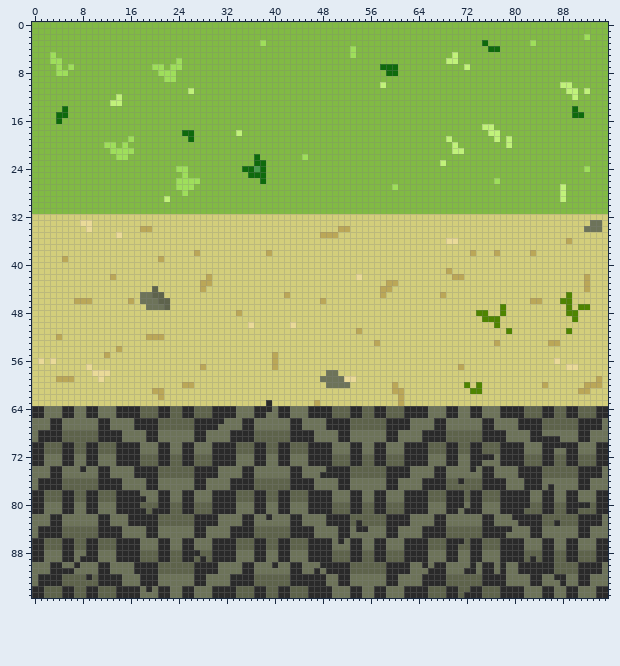
Two versions of one sprite sheet, Images/tiles001.png. That is the earlier state.
The file is 96x96 pixels.
And afterwards:
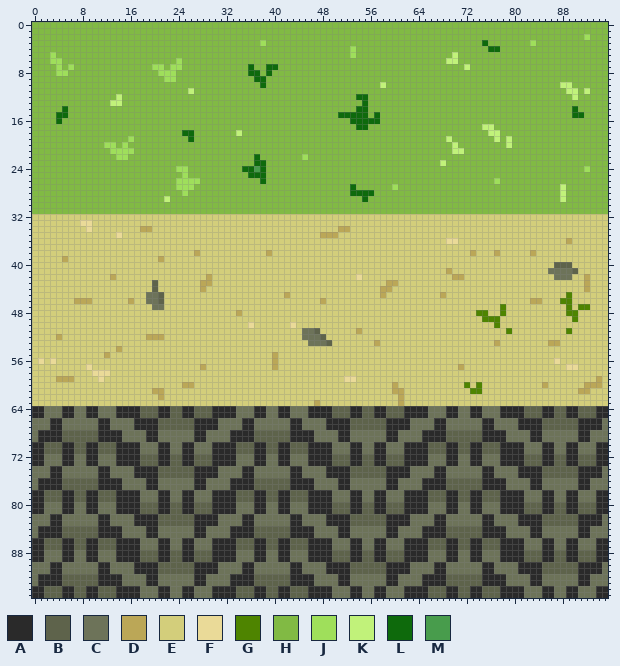
Palette (. is transparent): A #2a2a2a  B #5e634b  C #6d7359  D #bba757  E #d3ce7b  F #eada98  G #4e8400  H #81ba44  J #9fdf5b  K #c1f27a  L #0e6a0c  M #489c4c
Changes in this commit:
Changed rows in their new state; - is an unchanged pixel.
first column x 36:
 7 L--LL-----------------HHH
 8 LL-L-------------------HH
 9 -LL----------------------
10 --L----------------------
12 ------------------LL-----
13 -------------------L-----
14 ------------------LL-----
15 ---------------LLLLL-L---
16 -----------------LLLLL---
17 ------------------LL-----
first column x 53:
27 L---
28 LLLL
29 --L-
first column x 92:
33 -EE
34 EEE
first column x 18:
40 ---------------------------------------------------------------------BBB-
41 --------------------------------------------------------------------CCCCB
42 ---------------------------------------------------------------------CCC-
43 --B----------------------------------------------------------------------
45 E-C----------------------------------------------------------------------
46 E---E--------------------------------------------------------------------
47 -E--E--------------------------------------------------------------------
first column x 45:
51 CCB--
52 CCCB-
53 -CCCB
first column x 5:
58 --------------------------------------------EE------------------------------------------
59 -------------------------------------------EEEE-----------------------------------------
60 --------------------------------------------EEEE----------------------------------------
63 ----------------------------------E-----------------------------------------------------
64 ----------------------------------C-----------------------------------------------------
66 --------------------------C-------------------------------------------------------------
69 --------------------------------------------------------------------------------CCC-----
70 ----------------------------------------------------------------------------------CC----
72 ----------------------------------------------------------------------CC----------------
74 ---C----------------------------------------------------------------C-------------------
75 -------------------------------------------C--------------------------------------------
76 ------------------------------------------------------------------B----------C----------
77 -----------------------------------------------------------------------------C---C------
78 ------------------------------------------------------------------B----------C----------
79 -------------C----------------------------------------------------B----------C----------
80 ------------------------------------------------------------------C----------B--------BB
81 -------------B-B---------------------------------------------------C--------------------
82 -----------C----------------------C----------------------------------------C------------
83 -----------C-------------------------------------B--------------------------------B-----
84 -------------------------------------------------CC-----------------------C-------------
86 ----------------------------------------------C-------------------B---------------------
88 ----------------------B-----------------------------------------------------------------
89 ---C-------------------B------------------------------------------------------B---------
90 --C--------------------------------C-------C----------------C-------C----C------BB------
91 CC----------------------------------------C------------------C-----CC----C------BB------
92 ----B--------C----------------------------CC--------------------------------------CC----
93 -------------C----------------------------CC---------------------------------------C----
94 --------------C-------------------------------------------------------------------------
95 -------------------------------------------------------------------B--------------------
